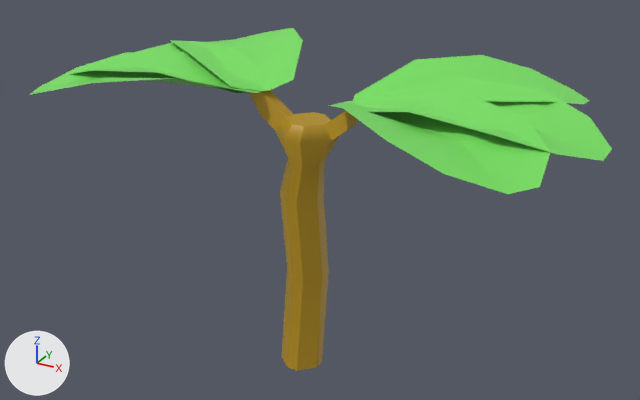
Before and after pictures for a commit that changed the FBX model Botanical Provision Mark-2/Assets/Models/Seeds/Seeding_Lettuces.fbx.
Before and after are seen from a 50 mm lens placed at (0.0184, -0.0317, 0.024), pointed at (0.0, 0.0019, 0.0072). The axes (+X, +Y, +Z) are drawn at lower left. The lights are the same throughout. Where no turn or scale is listed for an object, it has been applied to the vertices. Vertices at the same position are counted once.

Before the edit, the objects in view are built like this:
```python
me_mesh = bpy.data.meshes.new('Mesh')
me_mesh.from_pydata(...)  # 188 vertices, 129 faces; spans x -0.0127..0.0131, y -0.0072..0.0076, z -0.0075..0.0072
# faces by material slot: [54, 75]
me_mesh.materials.append(mat_lambert6)  # green #79e261
me_mesh.materials.append(mat_lambert7)  # yellow #b79018
ob_polysurface25 = bpy.data.objects.new('polySurface25', me_mesh)
ob_polysurface25.location = (-0.0002, 0.0013, 0.0066)
```
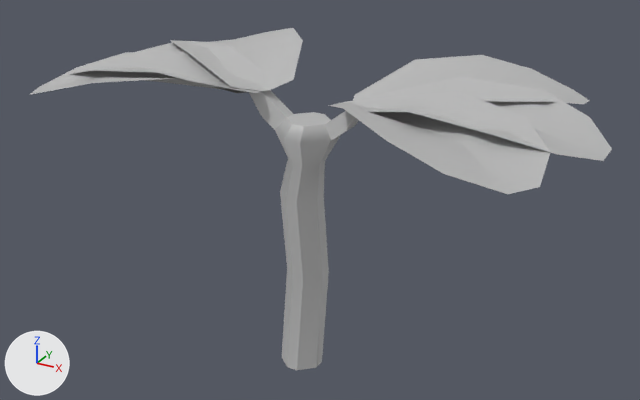
The newer file is also turned or shifted as a whole; pictures and numbers use the older file's frame.

Boxes [x1, y1, x2, y2] around the edits, measured in the pictures (640 x 400 px):
part 1 of me_mesh, recoloured (green to grey)
    both: [29, 28, 612, 194]
part 2 of me_mesh, recoloured (yellow to grey)
    both: [249, 90, 359, 370]

What the commit changed:
Material 'lambert8' (mat_lambert8) is new.
Its base color is (0.5, 0.5, 0.5) (grey #bcbcbc).
me_mesh has 188 vertices, 129 faces and spans x -0.0127..0.0131, y -0.0072..0.0076, z -0.0075..0.0072.
me_mesh is used by ob_polysurface25; location (-0.0002, 0.0013, 0.0066).
me_mesh part 1: all 54 faces that had it switch from mat_lambert6 (green #79e261) to mat_lambert8 (grey #bcbcbc).
me_mesh part 2: all 75 faces that had it switch from mat_lambert7 (yellow #b79018) to mat_lambert8 (grey #bcbcbc).
